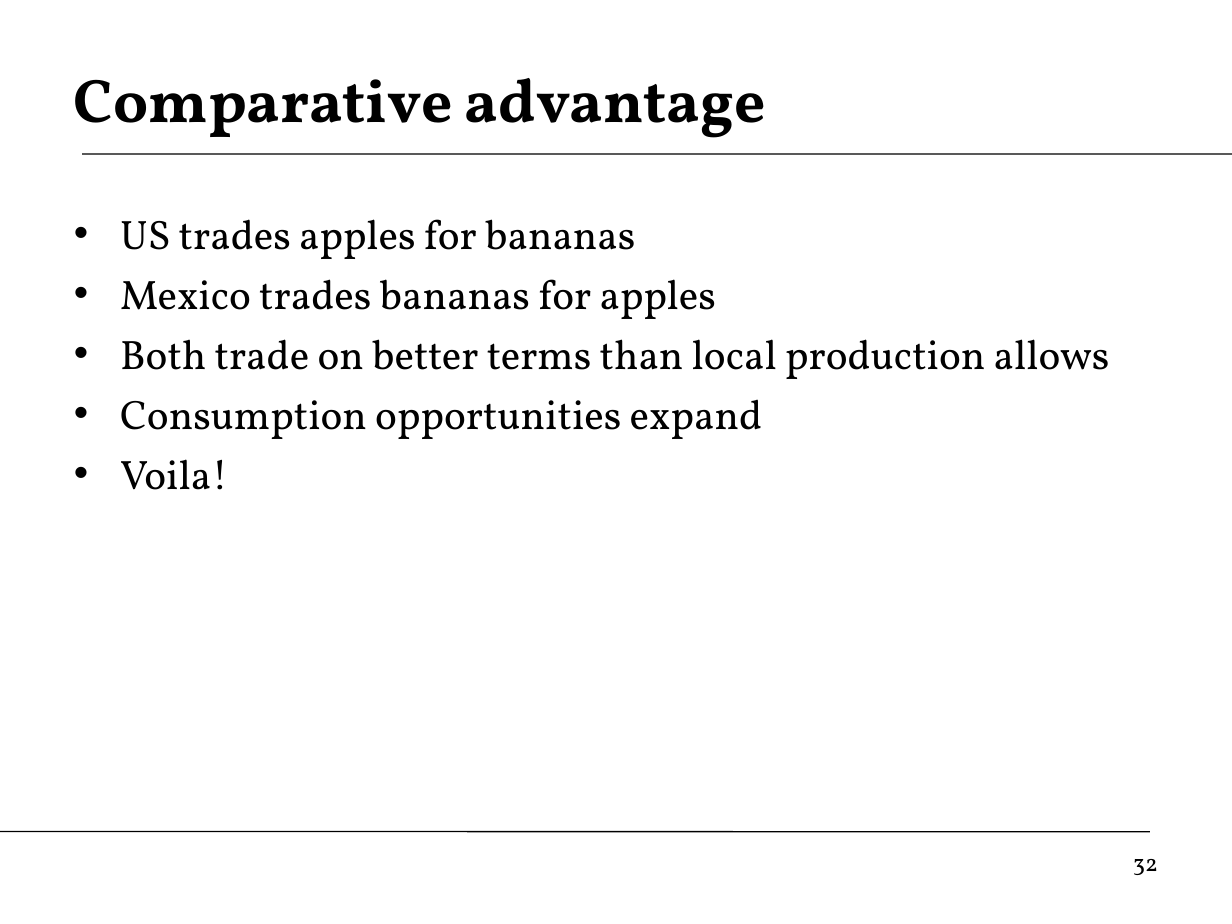
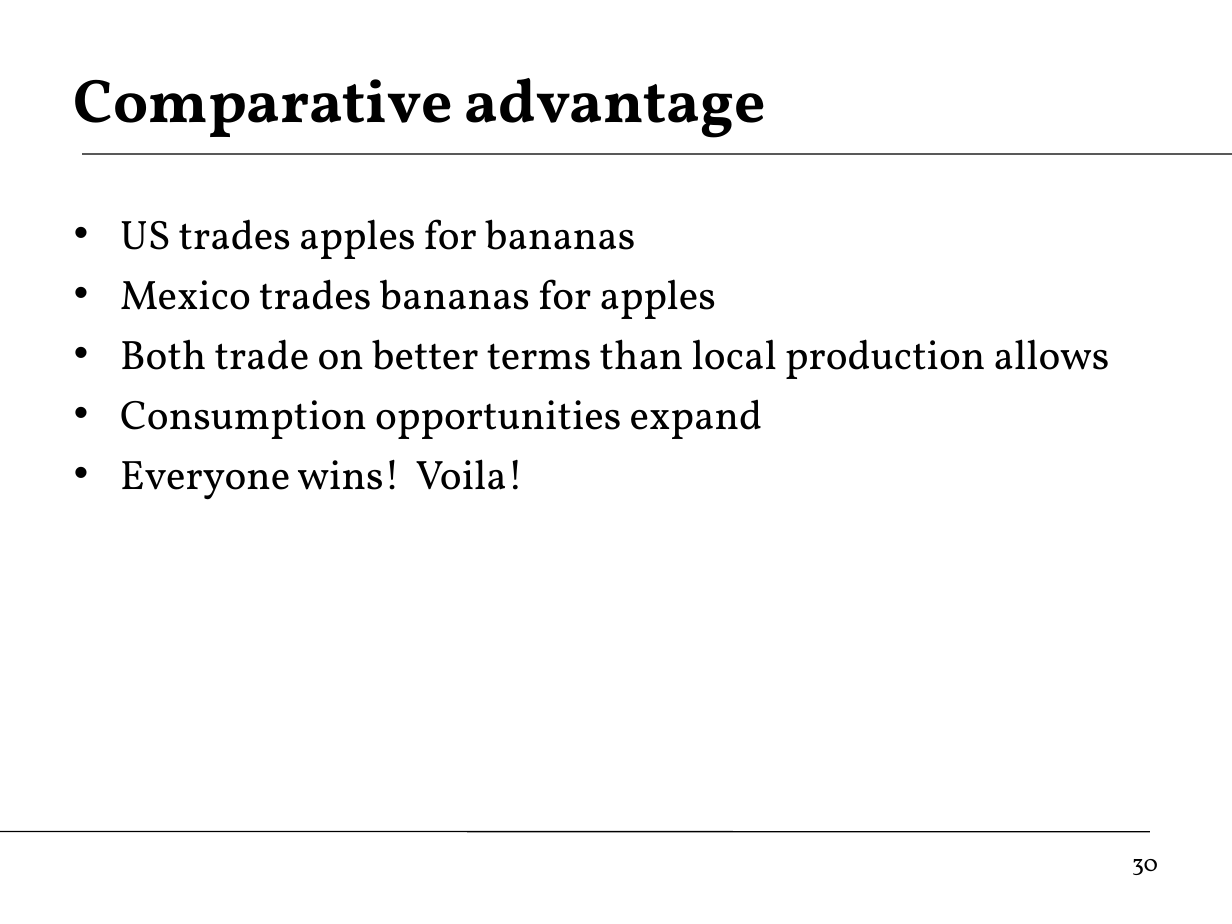
Before and after one commit to DaveBackus/Global_Economy, a slide deck: slide 30 of Slides/slides_trade_f14.pptx (slide 32 before the commit). Drawn at 1232x924 pixels with LibreOffice and Linux fonts; fonts in the diff are those of the drawing. Boxes give left, top, right and bottom in pixels: in the first picture for what was removed or moved away, otherwise in the second. Text is boxed around its words. In the diff, an @@ line names an element or a change of style, - is before the commit and + after.

```diff
--- a/Slides/slides_trade_f14.pptx
+++ b/Slides/slides_trade_f14.pptx
@@ text at (120, 459, 524, 500): text changed @@
-• Voila!
+• Everyone wins! Voila!
@@ page number at (1132, 859, 1158, 875): text changed @@
-32
+30
```
Also in this commit, not shown: 3 other slides changed, 1 slide added, 13 other files.
